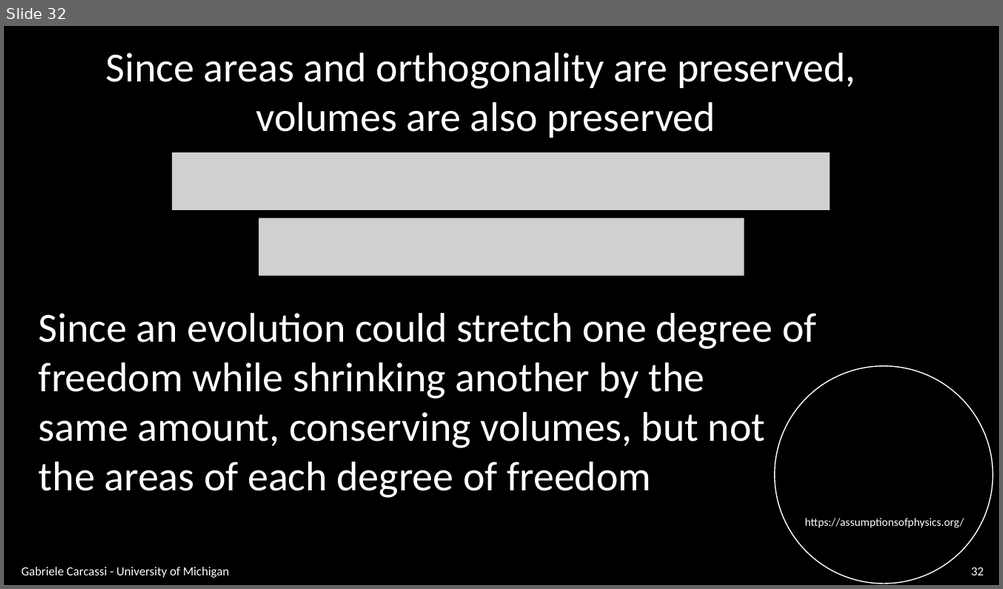
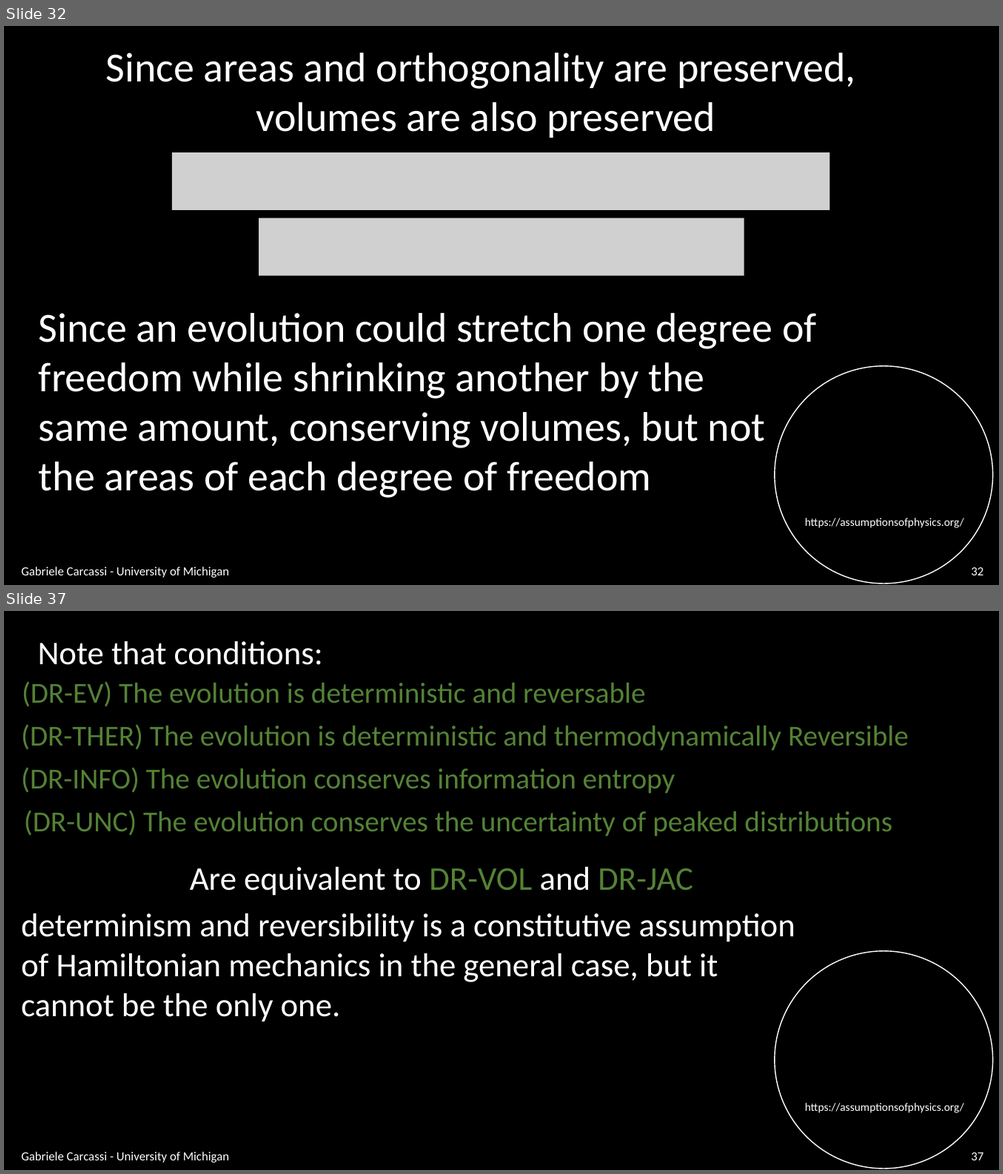
Before and after one commit to assumptionsofphysics/slides, a slide deck: BookCompanions-v2/RP-Class-4.pptx. Shown one above the other, each under a label of ours: slide 32 before the commit, slides 32 and 37 after it; the slides between them are not shown. The pictures are 1003x589 and 1003x1174 pixels, drawn with LibreOffice and Linux fonts; fonts in the diff are those of the drawing; grey boxes stand for pictures; background and template pictures are left out. Boxes give left, top, right and bottom in pixels: in the first picture for what was removed or moved away, otherwise in the second. Text is boxed around its words. In the diff, an @@ line names an element or a change of style, - is before the commit and + after.

```diff
--- a/BookCompanions-v2/RP-Class-4.pptx
+++ b/BookCompanions-v2/RP-Class-4.pptx
@@ slide 37 added at (x1=4, y1=611, x2=999, y2=1170), background #000000; not listed: 2 template elements that a slide beside it also shows @@
@@ text added at (x1=38, y1=641, x2=323, y2=665), 32 pt, text #FFFFFF @@
+Note that conditions:
@@ text added at (x1=22, y1=681, x2=645, y2=706), 28 pt, text #548235 @@
+(DR-EV) The evolution is deterministic and reversable
@@ text added at (x1=21, y1=724, x2=908, y2=750), 28 pt, text #548235 @@
+(DR-THER) The evolution is deterministic and thermodynamically Reversible
@@ text added at (x1=21, y1=767, x2=675, y2=793), 28 pt, text #548235 @@
+(DR-INFO) The evolution conserves information entropy
@@ text added at (x1=24, y1=811, x2=892, y2=836), 28 pt, text #548235 @@
+(DR-UNC) The evolution conserves the uncertainty of peaked distributions
@@ text added at (x1=190, y1=867, x2=693, y2=896), 32 pt, text #FFFFFF @@
+Are equivalent to DR-VOL and DR-JAC
@@ text added at (x1=21, y1=914, x2=795, y2=1022), 32 pt, text #FFFFFF @@
+determinism and reversibility is a constitutive assumption
+of Hamiltonian mechanics in the general case, but it
+cannot be the only one.
@@ text added at (x1=21, y1=1152, x2=229, y2=1163), 12 pt, text #FFFFFF @@
+Gabriele Carcassi - University of Michigan
@@ page number added at (x1=970, y1=1153, x2=983, y2=1161), 12 pt, text #FFFFFF @@
+37
```
Also in this commit, not shown: 18 slides changed, 23 other slides added.
